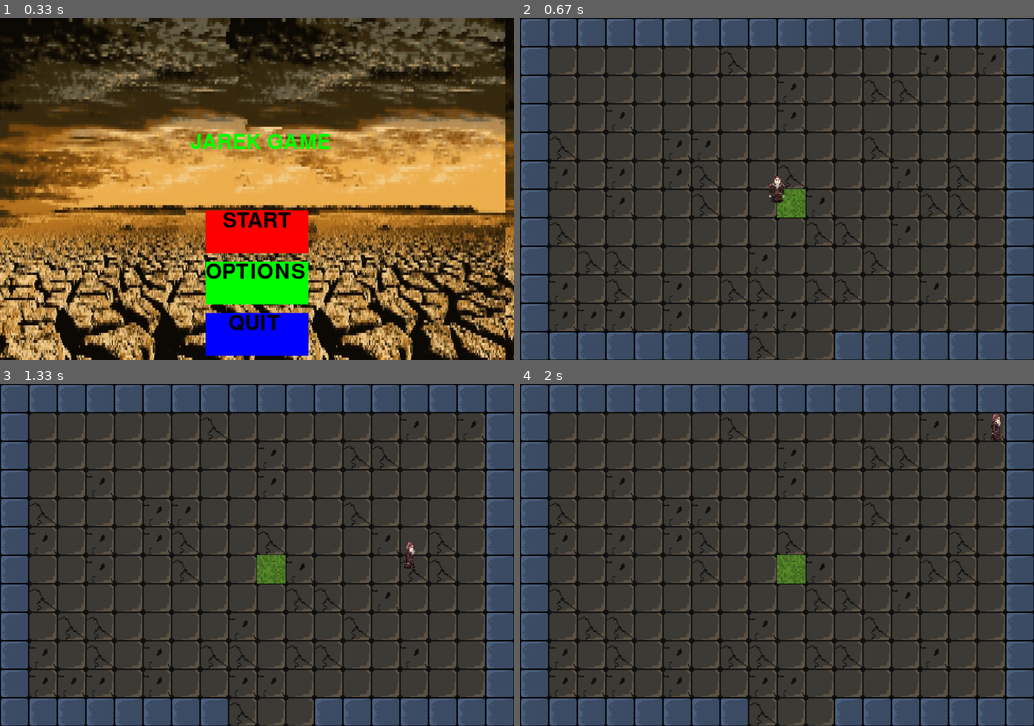
Above: before the commit, frames 1-4 (two rows, left to right).
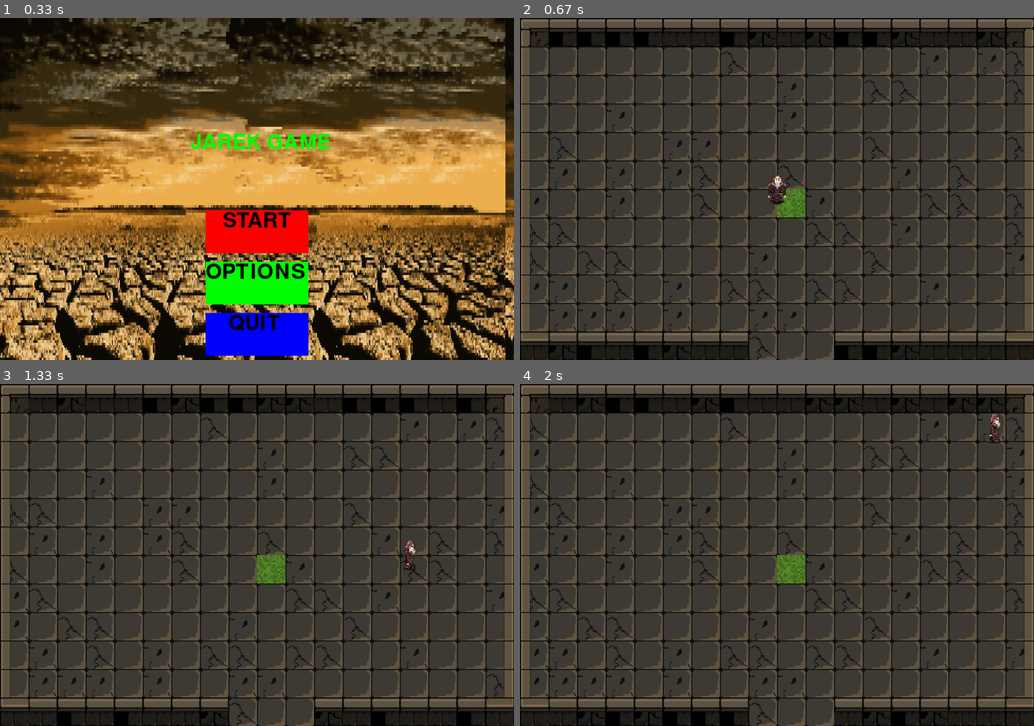
Above: after the commit, the same moments.

Repository: heavykisiel/PygameProject2
Game: pygame game, started from main.py
Same seed, same stepped clock (60 frames per second), same inputs: the game is played once before the commit and once after it.
Inputs:
- Up to frame 1 (0.33 s): no input
- Up to frame 2 (0.67 s): click "START" at 0.38 s
- Up to frame 3 (1.33 s): tap Space at 0.67 s; hold Right from 1 s (still down)
- Up to frame 4 (2 s): release Right at 1.47 s; hold Up 1.5-1.8 s; hold Right from 1.83 s (still down)

Frame 1 is identical in both runs. In frame 2, 25% of the frame differs, in the area x 0-100%, y 0-100%; in frame 3, 25%; in frame 4, 25%.

Commit message:
New Wall textures

Diff:
--- a/Gameplay/Gameplay.py
+++ b/Gameplay/Gameplay.py
@@ -60,7 +60,22 @@
         self.midWall_tex = Load_Block_Textures(self.block_pixelsx, self.block_pixelsy, 9)
         self.grass_tex = Load_Block_Textures(self.block_pixelsx, self.block_pixelsy, 10)
         self.key_tex = Load_Block_Textures(self.block_pixelsx, self.block_pixelsy, 11)
-
+        self.westWall1_tex = Load_Block_Textures(self.block_pixelsx, self.block_pixelsy, 15)
+        self.westWall2_tex = Load_Block_Textures(self.block_pixelsx, self.block_pixelsy, 16)
+        self.westWall3_tex = Load_Block_Textures(self.block_pixelsx, self.block_pixelsy, 17)
+        self.northWestwall_tex = Load_Block_Textures(self.block_pixelsx, self.block_pixelsy, 18)
+        self.eastWall1_tex = Load_Block_Textures(self.block_pixelsx, self.block_pixelsy, 19)
+        self.eastWall2_tex = Load_Block_Textures(self.block_pixelsx, self.block_pixelsy, 20)
+        self.eastWall3_tex = Load_Block_Textures(self.block_pixelsx, self.block_pixelsy, 21)
+        self.northEastwall_tex = Load_Block_Textures(self.block_pixelsx,self.block_pixelsy, 22)
+        self.northWall1_tex = Load_Block_Textures(self.block_pixelsx, self.block_pixelsy, 23)
+        self.northWall2_tex = Load_Block_Textures(self.block_pixelsx, self.block_pixelsy, 24)
+        self.northWall3_tex = Load_Block_Textures(self.block_pixelsx, self.block_pixelsy, 25)
+        self.southEast_tex = Load_Block_Textures(self.block_pixelsx, self.block_pixelsy, 26)
+        self.southWest_tex = Load_Block_Textures(self.block_pixelsx, self.block_pixelsy, 27)
+        self.northWallList = list((self.northWall1_tex, self.northWall2_tex, self.northWall3_tex))
+        self.westWallList = list((self.westWall1_tex, self.westWall2_tex, self.westWall3_tex))
+        self.eastWallList = list((self.eastWall1_tex, self.eastWall2_tex, self.eastWall3_tex))
         self.doorlistv2 = doors(self)
         self.wall_collider_rect = detect_rect_colliders(self)
         self.OneDoorRooms = one_door_rooms(self)
@@ -107,9 +122,6 @@
             if enemy.shooting:
                 enemy.shoot()
 
-        # self.return_gamedata()
-        self.screen.blit(player.image, self.player.rect.topleft + self.ground_offset)
-        # pygame.draw.rect(self.screen, (255, 255, 0), self.player.rect)
         if self.player.shooting:
             self.player.shoot()
 
@@ -219,8 +231,28 @@
 
     def draw_borders(self):
         for x in self.wall_collider_rect:
-            self.screen.blit(self.midWall_tex, (x.x, x.y) + self.ground_offset)
-
+            if x.x == 0 or x.x == 1080 or x.x == 2160 or x.x == 3240:
+                if x.y == 0 or x.y == 720 or x.y == 1440 or x.y == 2160:
+                    self.screen.blit(self.northWestwall_tex, (x.x, x.y) + self.ground_offset) # west north
+                elif x.y == 660 or x.y == 1380 or x.y == 2100 or x.y == 2820:
+                    self.screen.blit(self.southWest_tex, (x.x, x.y) + self.ground_offset)
+                else:
+                    self.screen.blit(random.choice(self.westWallList), (x.x, x.y) + self.ground_offset) # west
+            elif x.x == 1020 or x.x == 2100 or x.x == 3180 or x.x == 4260:
+                if x.y == 0 or x.y == 720 or x.y == 1440 or x.y == 2160:
+                    self.screen.blit(self.northEastwall_tex, (x.x, x.y) + self.ground_offset) # north east
+                elif x.y == 660 or x.y == 1380 or x.y == 2100 or x.y == 2820:
+                    self.screen.blit(self.southEast_tex , (x.x, x.y) + self.ground_offset)
+                else:
+                    self.screen.blit(random.choice(self.eastWallList), (x.x, x.y) + self.ground_offset) # east
+            elif x.y == 0 or x.y == 720 or x.y == 1440 or x.y == 2160:
+                self.screen.blit(random.choice(self.northWallList), (x.x, x.y) + self.ground_offset) # north
+            elif x.y == 660 or x.y == 1380 or x.y == 2100 or x.y == 2820:
+                    self.screen.blit(random.choice(self.northWallList), (x.x, x.y) + self.ground_offset)  # south
+            else:
+                self.screen.blit(self.midWall_tex, (x.x, x.y) + self.ground_offset)
+
+            #Jak chcecie naprawić to to dajcie jakaś teksturkę z tej listy[0]np a nie random.choice
     def run(self):
 
         running = True
--- a/Gameplay/Utilities/GameplayUtilities.py
+++ b/Gameplay/Utilities/GameplayUtilities.py
@@ -29,14 +29,6 @@
                                               tile[1] * self.rectSizey + tileC * self.block_pixelsy,
                                               self.block_pixelsx, self.block_pixelsy)
                             lista.append(border_pos)
-                            # if (rowC == self.texture_count_per_tilex / 2 and (
-                            #         tileC == self.texture_count_per_tiley - 1 or tileC == 0)) or \
-                            #         (tileC == self.texture_count_per_tiley / 2 and (
-                            #                 rowC == self.texture_count_per_tilex - 1 or rowC == 0)):
-                            #     door_pos = Rect(tile[0] * self.rectSizex + rowC * self.block_pixelsx,
-                            #                     tile[1] * self.rectSizey + tileC * self.block_pixelsy,
-                            #                     self.block_pixelsx, self.block_pixelsy)
-                            #     listb.append(door_pos)
     for door in self.doorlistv2:
         for xx in lista:
             if xx.contains(door):
@@ -112,7 +104,16 @@
     for enumx, x in enumerate(self.map_Data.ChunkMap):
         for enumy, y in enumerate(x):
             if y[4] == '':
-                self.map_Data.ChunkMap[enumx][enumy][4] = roomData("Room", (enumx, enumy))
+                self.map_Data.ChunkMap[enumx][enumy][4] = roomData("Room", (enumx, enumy), self.wall_collider_rect)
+
+                #TODO
+    declared_mobs = 20
+    while declared_mobs >= 0:
+        rX = random.randint(0, 3)
+        rY = random.randint(0, 3)
+        self.map_Data.ChunkMap[rX][rY][4].mobsCount = 1
+        declared_mobs -= 1
+    print(self.map_Data.ChunkMap)
     return self.map_Data
 
 
@@ -126,15 +127,15 @@
         for enumy, y in enumerate(x):
             # print(f"{special_room_data['SpawnRoom'][1]}=={y[1]},  {special_room_data['SpawnRoom'][0]}=={y[0]}")
             if special_room_data["SpawnRoom"][0] == y[0] and special_room_data["SpawnRoom"][1] == y[1]:
-                self.map_Data.ChunkMap[enumx][enumy][4] = roomData("Spawn", (enumx, enumy))
+                self.map_Data.ChunkMap[enumx][enumy][4] = roomData("Spawn", (enumx, enumy), self.wall_collider_rect)
             if special_room_data["KeyRoom"][0] == y[0] and special_room_data["KeyRoom"][1] == y[1]:
-                self.map_Data.ChunkMap[enumx][enumy][4] = roomData("Key", (enumx, enumy))
+                self.map_Data.ChunkMap[enumx][enumy][4] = roomData("Key", (enumx, enumy), self.wall_collider_rect)
             if special_room_data["BossRoom"][0] == y[0] and special_room_data["BossRoom"][1] == y[1]:
-                self.map_Data.ChunkMap[enumx][enumy][4] = roomData("Boss", (enumx, enumy))
+                self.map_Data.ChunkMap[enumx][enumy][4] = roomData("Boss", (enumx, enumy),  self.wall_collider_rect)
             if special_room_data is not None:
                 for i in special_room_data["BonusRooms"]:
                     if i[0] == y[0] and i[1] == y[1]:
-                        self.map_Data.ChunkMap[enumx][enumy][4] = roomData("Bonus", (enumx, enumy))
+                        self.map_Data.ChunkMap[enumx][enumy][4] = roomData("Bonus", (enumx, enumy), self.wall_collider_rect)
     return self.map_Data
 
 
--- a/roomData.py
+++ b/roomData.py
@@ -1,4 +1,6 @@
 import random
+import pygame
+from pygame import Rect
 
 
 class roomData:
@@ -8,14 +10,18 @@
     block_pixelsy = 60
     screenSizeX = 1080
     screenSizeY = 720
+    mobsCount = 20
 
-    def __init__(self, roomCode, chunk):
+    def __init__(self, roomCode, chunk, colliders_list):
         self.Chunk = chunk
         self.mobsExist = None
         self.roomCode = self.roomCodeConverter(roomCode)
         self.mobs_count = random.randint(1, 3) if self.mobsExist else 0
         self.tex_list = self.TexCoordsList()
         self.tex2_cracked_list, self.tex3_cracked_list = self.get_cracked_tex_pos()
+        # self.texture_list = self.tilerowlist()
+        # self.colliders_list = self.setColiders()
+
 
     def __repr__(self):
         return 'roomData(mobsExist=' + str(self.mobsExist) + ' ,mobs_count=' + str(self.mobs_count) + ')'
@@ -67,3 +73,22 @@
             screen.blit(tex2, a + ground_offset)
         for b in self.tex3_cracked_list:
             screen.blit(tex3, b + ground_offset)
+
+    def tilerowlist(self):
+        a = list()
+        for rowC in range(self.texture_count_per_tilex):
+            for tileC in range(self.texture_count_per_tiley):
+                border_pos = Rect(self.Chunk[0] * 1080 + rowC * self.block_pixelsx,
+                                  self.Chunk[1] * 720 + tileC * self.block_pixelsy,
+                                  self.block_pixelsx, self.block_pixelsy)
+                a.append(border_pos)
+
+        return a
+    def setColiders(self):
+        pass
+
+    # rozjebane nie dotykac
+
+    def draw_border(self, screen, ground_offset, wall_collider_rect, tex1, tex2, tex3, test_tex, test2):
+       pass
+    # rozjebane nie dotykac
--- a/textures/TextureLoader.py
+++ b/textures/TextureLoader.py
@@ -12,7 +12,7 @@
 
 def Load_Front_Player_Texture(side, i):
     player_img = pygame.image.load(f'textures/player/{side}/{i}.png').convert_alpha()
-    player_img = pygame.transform.scale(player_img, (40, 60))
+    player_img = pygame.transform.scale(player_img, (46, 66))
 
     player_img.set_colorkey((246, 246, 246))
     return player_img
@@ -108,7 +108,71 @@
         floor3_tex = pygame.transform.scale(floor3_tex, (block_pixels_x, block_pixels_y))
         floor3_tex.set_colorkey((255, 255, 255))
         return floor3_tex
-
+    elif id_block == 15:
+        west_wall_1 = pygame.image.load('textures/maptex/WestWall/V1 West Wall.png').convert()
+        west_wall_1 = pygame.transform.scale(west_wall_1, (block_pixels_x, block_pixels_y))
+        west_wall_1.set_colorkey((255, 255, 255))
+        return west_wall_1
+    elif id_block == 16:
+        west_wall_2 = pygame.image.load('textures/maptex/WestWall/V2 West Wall.png').convert()
+        west_wall_2 = pygame.transform.scale(west_wall_2, (block_pixels_x, block_pixels_y))
+        west_wall_2.set_colorkey((255, 255, 255))
+        return west_wall_2
+    elif id_block == 17:
+        west_wall_3 = pygame.image.load('textures/maptex/WestWall/V3 West Wall.png').convert()
+        west_wall_3 = pygame.transform.scale(west_wall_3, (block_pixels_x, block_pixels_y))
+        west_wall_3.set_colorkey((255, 255, 255))
+        return west_wall_3
+    elif id_block == 18:
+        north_west_wall_tex = pygame.image.load('textures/maptex/North West Corner/North West Top Wall.png').convert()
+        north_west_wall_tex = pygame.transform.scale(north_west_wall_tex, (block_pixels_x, block_pixels_y))
+        north_west_wall_tex.set_colorkey((255, 255, 255))
+        return north_west_wall_tex
+    elif id_block == 19:
+        east_wall_1_tex = pygame.image.load('textures/maptex/East Wall/V1 East Wall.png').convert()
+        east_wall_1_tex = pygame.transform.scale(east_wall_1_tex, (block_pixels_x, block_pixels_y))
+        east_wall_1_tex.set_colorkey((255, 255, 255))
+        return east_wall_1_tex
+    elif id_block == 20:
+        east_wall_2_tex = pygame.image.load('textures/maptex/East Wall/V2 East Wall.png').convert()
+        east_wall_2_tex = pygame.transform.scale(east_wall_2_tex, (block_pixels_x, block_pixels_y))
+        east_wall_2_tex.set_colorkey((255, 255, 255))
+        return east_wall_2_tex
+    elif id_block == 21:
+        east_wall_3_tex = pygame.image.load('textures/maptex/East Wall/V3 East Wall.png').convert()
+        east_wall_3_tex = pygame.transform.scale(east_wall_3_tex, (block_pixels_x, block_pixels_y))
+        east_wall_3_tex.set_colorkey((255, 255, 255))
+        return east_wall_3_tex
+    elif id_block == 22:
+        north_east_wall = pygame.image.load('textures/maptex/North East Corner/North East Top Wall.png').convert()
+        north_east_wall = pygame.transform.scale(north_east_wall, (block_pixels_x, block_pixels_y))
+        north_east_wall.set_colorkey((255, 255, 255))
+        return north_east_wall
+    elif id_block == 23:
+        north_wall1_tex = pygame.image.load('textures/maptex/North Wall/v1 North Top Wall v1.png').convert()
+        north_wall1_tex = pygame.transform.scale(north_wall1_tex, (block_pixels_x, block_pixels_y))
+        north_wall1_tex.set_colorkey((255, 255, 255))
+        return north_wall1_tex
+    elif id_block == 24:
+        north_wall2_tex = pygame.image.load('textures/maptex/North Wall/V2 North Top Wall.png').convert()
+        north_wall2_tex = pygame.transform.scale(north_wall2_tex, (block_pixels_x, block_pixels_y))
+        north_wall2_tex.set_colorkey((255, 255, 255))
+        return north_wall2_tex
+    elif id_block == 25:
+        north_wall3_tex = pygame.image.load('textures/maptex/North Wall/V3 North Top Wall.png').convert()
+        north_wall3_tex = pygame.transform.scale(north_wall3_tex, (block_pixels_x, block_pixels_y))
+        north_wall3_tex.set_colorkey((255, 255, 255))
+        return north_wall3_tex
+    elif id_block == 26:
+        southEast_tex = pygame.image.load('textures/maptex/South East Corner/South East Top Wall.png').convert()
+        southEast_tex = pygame.transform.scale(southEast_tex, (block_pixels_x, block_pixels_y))
+        southEast_tex.set_colorkey((255, 255, 255))
+        return southEast_tex
+    elif id_block == 27:
+        southWest_tex = pygame.image.load('textures/maptex/South West Corner/South West Top Wall.png').convert()
+        southWest_tex = pygame.transform.scale(southWest_tex, (block_pixels_x, block_pixels_y))
+        southWest_tex.set_colorkey((255, 255, 255))
+        return southWest_tex
 
 def LoadingScreenAnimation(screen, screenSize, i, bg):
     screen.fill((0, 0, 0))
Binary file added: textures/maptex/East Wall/V1 East Wall.png
Binary file added: textures/maptex/East Wall/V2 East Wall.png
Binary file added: textures/maptex/East Wall/V3 East Wall.png
Binary file changed: textures/maptex/Floor/v1.png
Binary file changed: textures/maptex/Floor/v2.png
Binary file changed: textures/maptex/Floor/v3.png
Binary file added: textures/maptex/North East Corner/North East Bot Wall.png
Binary file added: textures/maptex/North East Corner/North East Top Wall.png
Binary file added: textures/maptex/North Wall/V2 North Bot Wall.png
Binary file added: textures/maptex/North Wall/V2 North Top Wall.png
Binary file added: textures/maptex/North Wall/V3 North Bot Wall.png
Binary file added: textures/maptex/North Wall/V3 North Top Wall.png
(and 17 more such lines)
